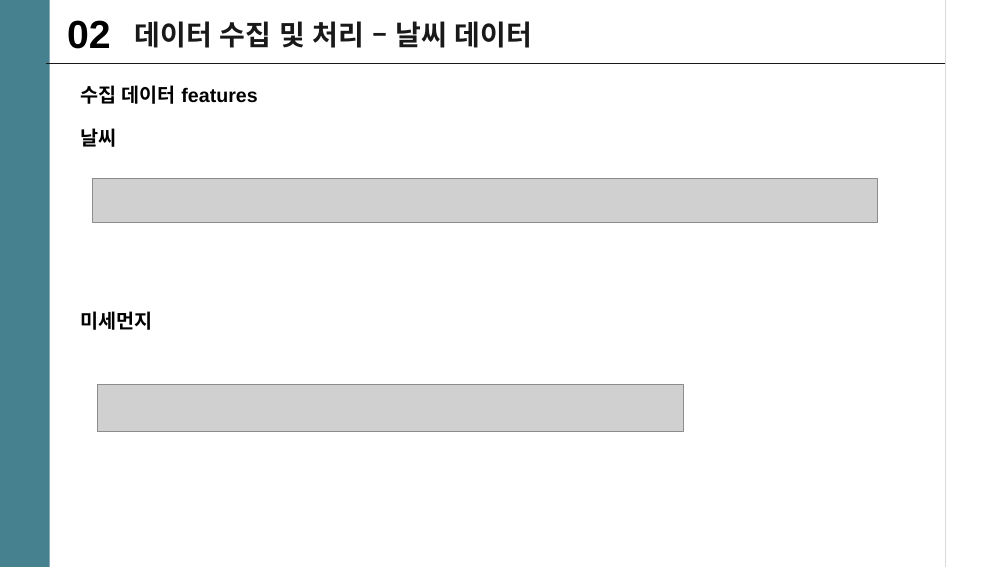
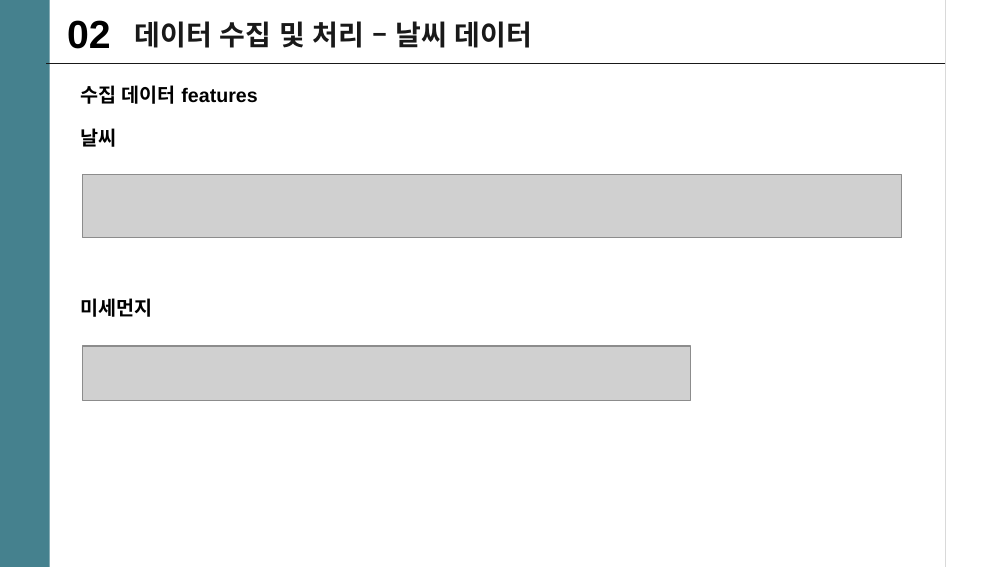
Before and after one commit to mini-project-y/1st_mini_project, a slide deck: slide 10 of Mook/PJT_유현수_수정본.pptx (slide 12 before the commit). Drawn at 1008x567 pixels with LibreOffice and Linux fonts; fonts in the diff are those of the drawing; grey boxes stand for pictures. Boxes give left, top, right and bottom in pixels: in the first picture for what was removed or moved away, otherwise in the second. Text is boxed around its words. In the diff, an @@ line names an element or a change of style, - is before the commit and + after.

```diff
--- a/Mook/PJT_유현수_수정본.pptx
+++ b/Mook/PJT_유현수_수정본.pptx
@@ picture: place and size @@
-picture at bbox=[93, 178, 878, 223]
+picture at bbox=[83, 174, 902, 238]
@@ text "미세먼지": place and size @@
-text "미세먼지" at bbox=[80, 311, 152, 330]
+text "미세먼지" at bbox=[80, 298, 152, 317]
@@ picture: place and size @@
-picture at bbox=[98, 384, 684, 431]
+picture at bbox=[83, 346, 690, 400]
```
Also in this commit, not shown: 1 other slide changed, 3 slides added, 2 slides removed.
